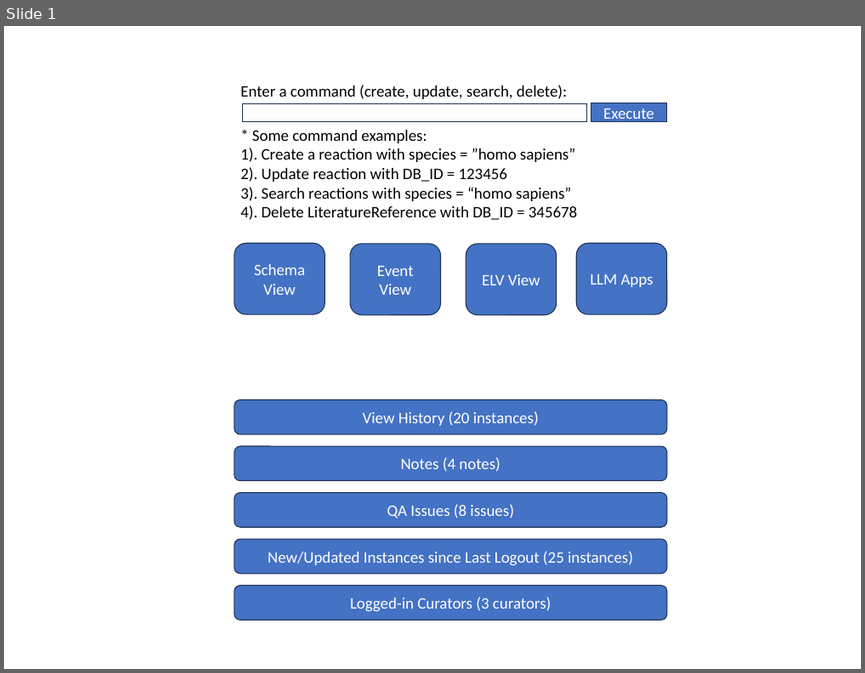
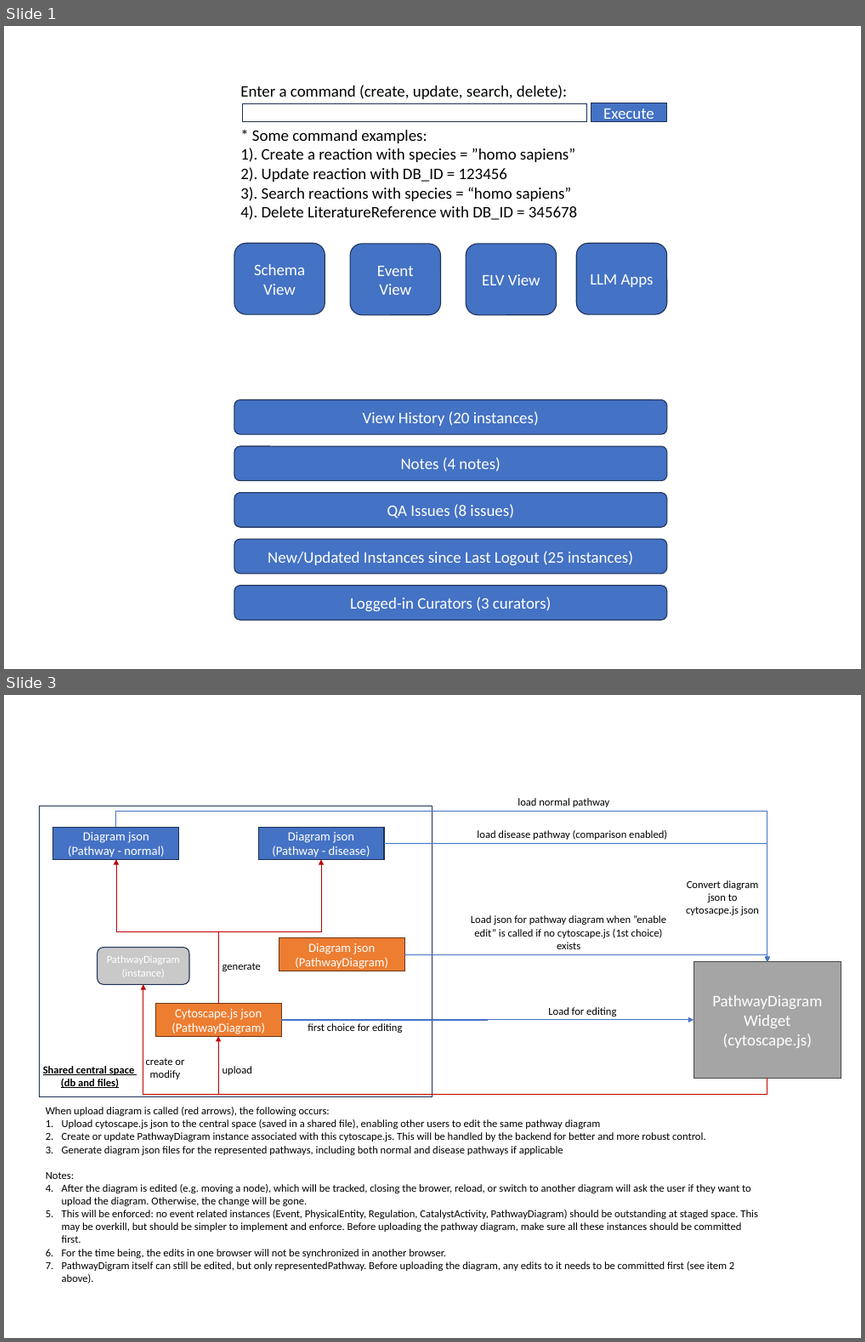
Before and after one commit to reactome/curator-tool-frontend, a slide deck: docs/UserInterfaceDesign.pptx. Shown one above the other, each under a label of ours: slide 1 before the commit, slides 1 and 3 after it; the slides between them are not shown. The pictures are 865x673 and 865x1342 pixels, drawn with LibreOffice and Linux fonts; fonts in the diff are those of the drawing. Boxes give left, top, right and bottom in pixels: in the first picture for what was removed or moved away, otherwise in the second. Text is boxed around its words. In the diff, an @@ line names an element or a change of style, - is before the commit and + after.

Commit message:
updated some diagram actions

```diff
--- a/docs/UserInterfaceDesign.pptx
+++ b/docs/UserInterfaceDesign.pptx
@@ slide 3 added at [4,695,861,1338], background #FFFFFF @@
@@ rectangle added at [40,806,432,1097], outline #1E3256 1 pt @@
@@ elbow arrow added from (116, 827) to (767, 962), #4472C4 1 pt @@
@@ text added at [517,798,610,807], 12 pt, text #000000 @@
+load normal pathway
@@ rectangle added at [53,827,179,860], fill #4472C4, outline #1E3256 1 pt, 14 pt, text #FFFFFF @@
+Diagram json (Pathway - normal)
@@ rectangle added at [258,827,385,860], fill #4472C4, outline #1E3256 1 pt, 14 pt, text #FFFFFF @@
+Diagram json (Pathway - disease)
@@ elbow arrow added from (384, 843) to (767, 962), #4472C4 1 pt @@
@@ text added at [477,830,667,839], 12 pt, text #000000 @@
+load disease pathway (comparison enabled)
@@ elbow arrow added from (219, 1004) to (116, 860), #C00000 0.75 pt @@
@@ elbow arrow added from (219, 1004) to (321, 860), #C00000 0.75 pt @@
@@ text added at [686,880,759,915], 12 pt, text #000000 @@
+Convert diagram json to cytosacpe.js json
@@ text added at [471,915,666,949], 12 pt, text #000000 @@
+Load json for pathway diagram when ”enable edit” is called if no cytoscape.js (1st choice) exists
@@ rounded rectangle added at [98,947,189,984], fill #C9C9C9, outline #1E3256 1 pt, 12 pt, text #FFFFFF @@
+PathwayDiagram (instance)
@@ rectangle added at [279,938,405,970], fill #ED7D31, outline #683715 1 pt, 14 pt, text #FFFFFF @@
+Diagram json (PathwayDiagram)
@@ text added at [222,963,261,971], 12 pt, text #000000 @@
+generate
@@ elbow arrow added from (404, 954) to (767, 962), #4472C4 1 pt @@
@@ rectangle added at [693,962,841,1077], fill #A5A5A5, outline #484848 1 pt, 18 pt, text #FFFFFF @@
+PathwayDiagram Widget (cytoscape.js)
@@ elbow arrow added from (767, 1077) to (143, 984), #C00000 0.75 pt @@
@@ rectangle added at [155,1004,282,1037], fill #ED7D31, outline #683715 1 pt, 14 pt, text #FFFFFF @@
+Cytoscape.js json (PathwayDiagram)
@@ elbow arrow added from (282, 1020) to (693, 1020), #4472C4 1 pt @@
@@ text added at [307,1023,402,1032], 12 pt, text #000000 @@
+first choice for editing
@@ text added at [548,1007,616,1016], 12 pt, text #000000 @@
+Load for editing
@@ elbow arrow added from (767, 1077) to (219, 1037), #C00000 0.75 pt @@
@@ text added at [43,1066,135,1088], 12 pt, text #000000, bold, underline @@
+Shared central space
+(db and files)
@@ text added at [146,1058,184,1079], 12 pt, text #000000 @@
+create or modify
@@ text added at [222,1066,252,1075], 12 pt, text #000000 @@
+upload
@@ text added at [46,1106,758,1283], 12 pt, text #000000 @@
+When upload diagram is called (red arrows), the following occurs:
+1. Upload cytoscape.js json to the central space (saved in a shared file), enabling other users to edit the same pathway diagram
+2. Create or update PathwayDiagram instance associated with this cytoscape.js. This will be handled by the backend for better and more robust control.
+3. Generate diagram json files for the represented pathways, including both normal and disease pathways if applicable
+Notes:
+1. After the diagram is edited (e.g. moving a node), which will be tracked, closing the brower, reload, or switch to another diagram will ask the user if they want to upload the diagram. Otherwise, the change will be gone.
+2. This will be enforced: no event related instances (Event, PhysicalEntity, Regulation, CatalystActivity, PathwayDiagram) should be outstanding at staged space. This may be overkill, but should be simpler to implement and enforce. Before uploading the pathway diagram, make sure all these instances should be committed first.
+3. For the time being, the edits in one browser will not be synchronized in another browser.
+4. PathwayDigram itself can still be edited, but only representedPathway. Before uploading the diagram, any edits to it needs to be committed first (see item 2 above).
```
Also in this commit, not shown: 1 slide changed, 5 other files.
